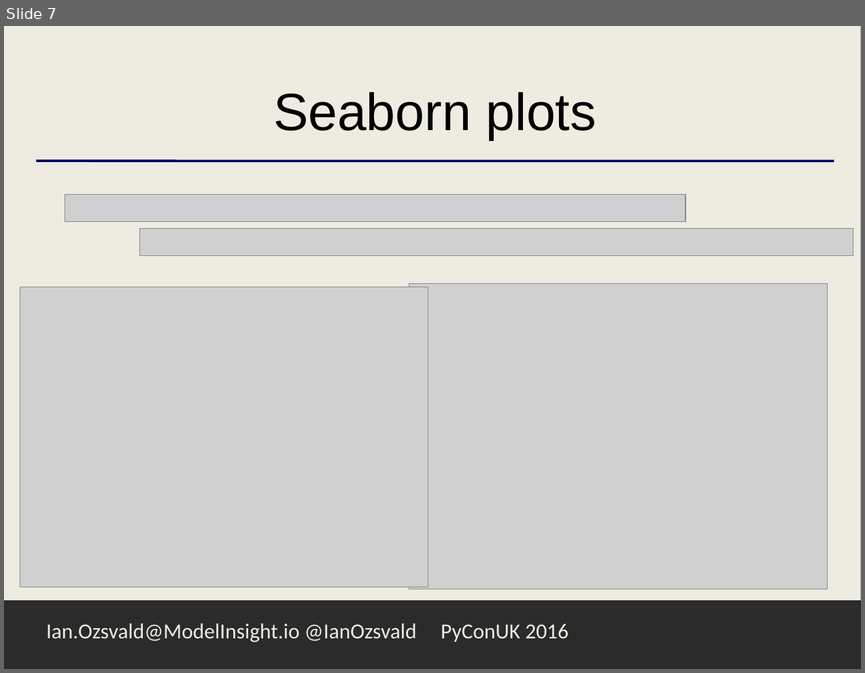
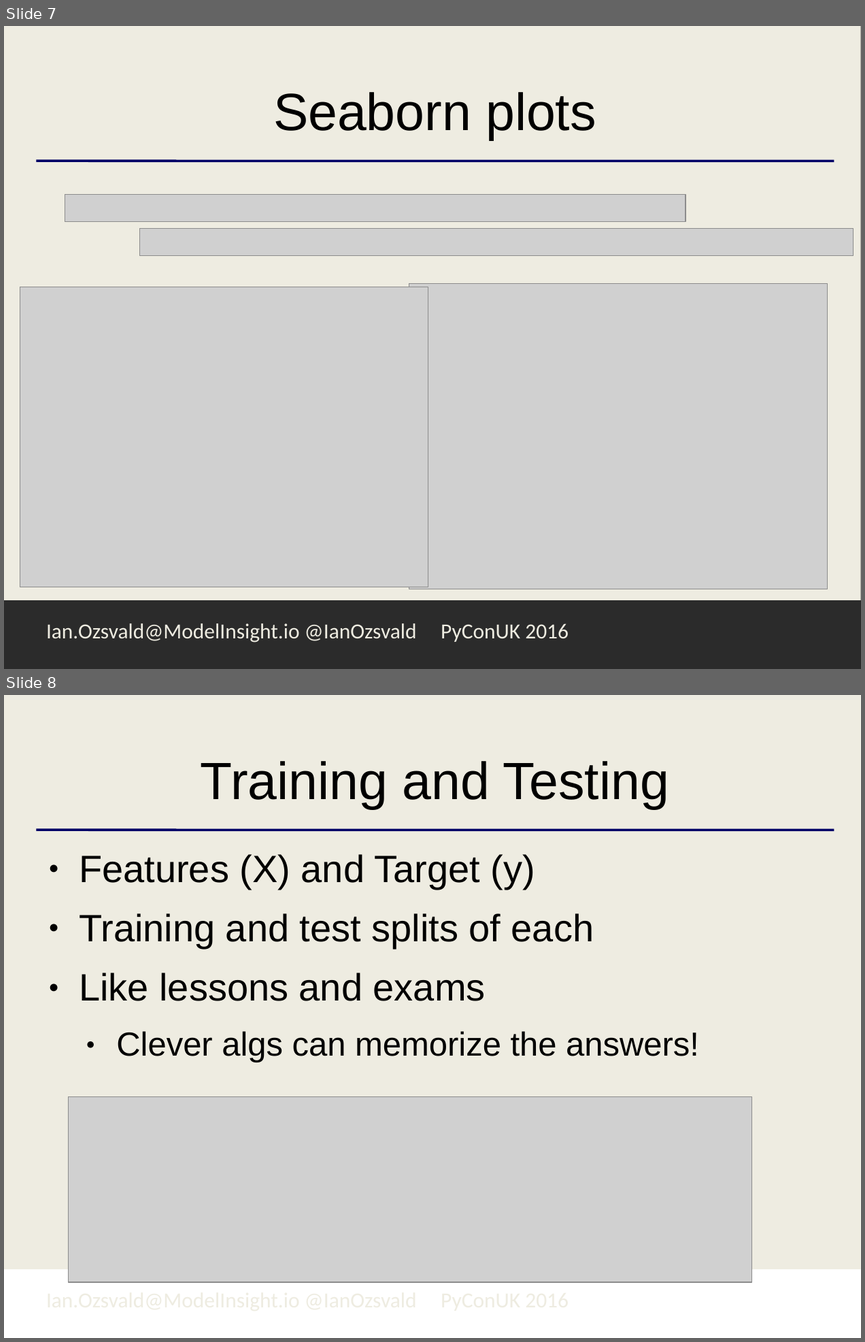
Before and after one commit to ianozsvald/pyconuk_using_sklearn_classification, a slide deck: PyConUK2016_ML_Ian.odp. Shown one above the other, each under a label of ours: slide 7 before the commit, slides 7 and 8 after it. The pictures are 865x673 and 865x1342 pixels, drawn with LibreOffice and Linux fonts; fonts in the diff are those of the drawing; grey boxes stand for pictures; background and template pictures are left out; a plain dark background stands for a picture behind light text. Boxes give left, top, right and bottom in pixels: in the first picture for what was removed or moved away, otherwise in the second. Text is boxed around its words. In the diff, an @@ line names an element or a change of style, - is before the commit and + after.

```diff
--- a/PyConUK2016_ML_Ian.odp
+++ b/PyConUK2016_ML_Ian.odp
@@ slide 8 added at box(4, 695, 861, 1338), background picture (left out); not listed: 3 template elements that a slide beside it also shows @@
@@ title added at box(201, 761, 669, 809), 44 pt, text #000000 @@
+Training and Testing
@@ text added at box(79, 854, 699, 1062), 32 pt, text #000000 @@
+● Features (X) and Target (y)
+● Training and test splits of each
+● Like lessons and exams
+  ● Clever algs can memorize the answers!
@@ picture added at box(68, 1097, 751, 1283) @@
```
Also in this commit, not shown: 11 slides changed, 2 other files.
